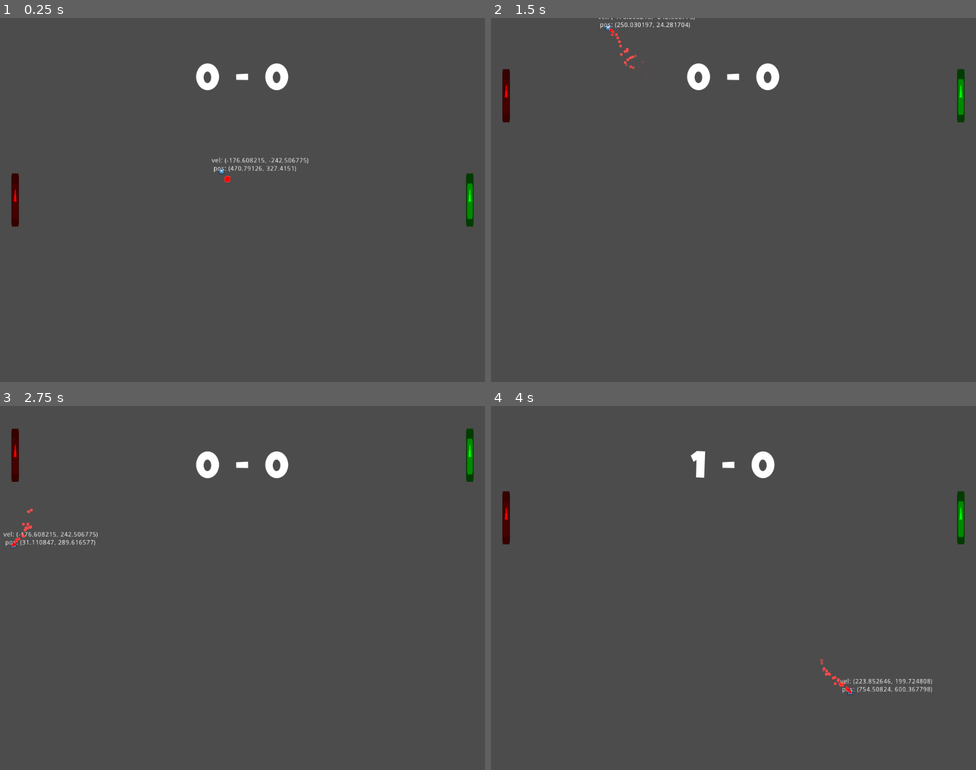
Above: before the commit, frames 1-4 (two rows, left to right).
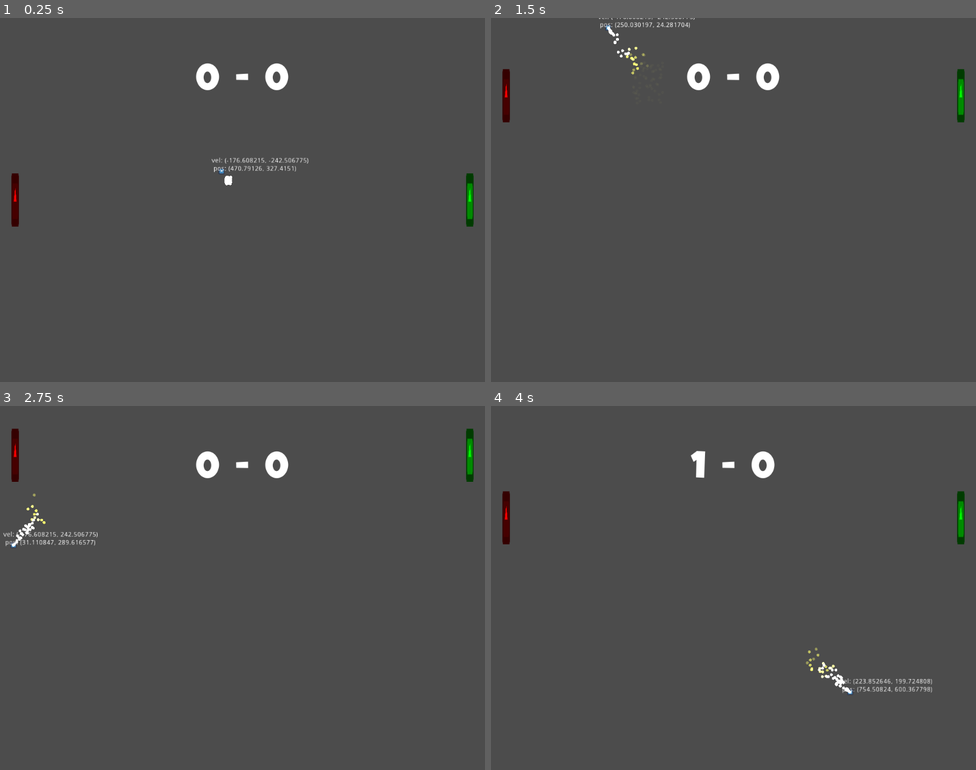
Above: after the commit, the same moments.

Repository: lpabion/pong-revival
Game: Godot game, scene res://main/Main.tscn
Same seed, same stepped clock (60 frames per second), same inputs: the game is played once before the commit and once after it. The engine's default icon, where the game draws it, is replaced by a stand-in: a white triangle on a blue panel in a dark square.
Inputs:
- Up to frame 1 (0.25 s): no input
- Up to frame 2 (1.5 s): hold Up (ui_up) 0.53-1.28 s; hold Down (ui_down) from 1.28 s (still down)
- Up to frame 3 (2.75 s): release Down (ui_down) at 2.03 s; hold Up (ui_up) from 2.03 s (still down)
- Up to frame 4 (4 s): release Up (ui_up) at 3.53 s; hold Down (ui_down) from 3.53 s (still down)

The runs differ from the first frame. In frame 1, less than 0.1% of the frame differs, in the area x 46-48%, y 43-46%; in frame 2, 0.2%; in frame 3, 0.2%; in frame 4, 0.2%, in the area x 64-75%, y 66-80%.

Commit message:
tweaked ball particles number and color

Diff:
--- a/ball/Particles.gd
+++ b/ball/Particles.gd
@@ -1,7 +1,7 @@
 extends Node2D
 
 var particles := []
-var particles_number := 50
+var particles_number := 100
 
 
 func _ready() -> void:
@@ -30,7 +30,8 @@
 func update_particles(delta: float) -> void:
     for i in range(particles.size()):
         particles[i][0] += particles[i][1] * delta
-        particles[i][3] = Color(255.0, 0.0, 0.0, particles[i][3][3] * 0.9)
+        #particles[i][3] = Color(255.0, 0.0, 0.0, particles[i][3][3] * 0.9)
+        particles[i][3][3] = particles[i][3][3] * 0.9
         particles[i][4] -= delta * 50
         if particles[i][4] < 0:
             particles[i] = new_particle()
@@ -40,13 +41,13 @@
     var parameters := []
     var size := 3
     var lifetime := rand_range(10.0, 200.0)
-    var rand_dir_x := rand_range(0.8, 1.0)
-    var rand_dir_y := rand_range(0.8, 1.0)
+    var rand_dir_x := rand_range(0.7, 1.0)
+    var rand_dir_y := rand_range(0.7, 1.0)
     var position : Vector2 = get_parent().get_node("Ball").position
     var velocity : Vector2 = get_parent().get_node("Ball").ball_velocity * 0.8
     velocity.x *= rand_dir_x
     velocity.y *= rand_dir_y
-    var color := Color(255.0, 0.0, 0.0, 1)
+    var color := Color(255.0, 255.0, 50.0, 1)
 
     parameters.append(position)
     parameters.append(velocity)
